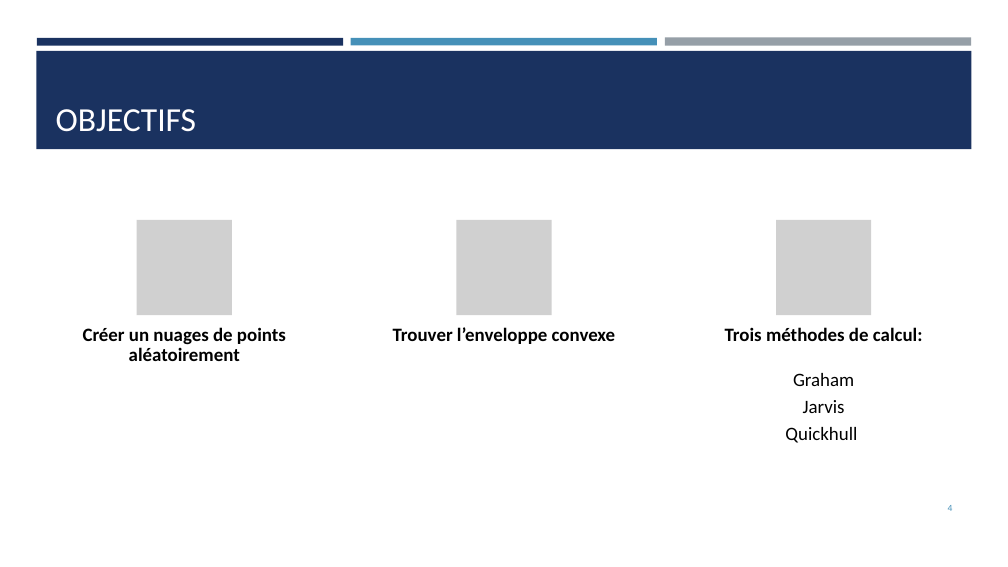
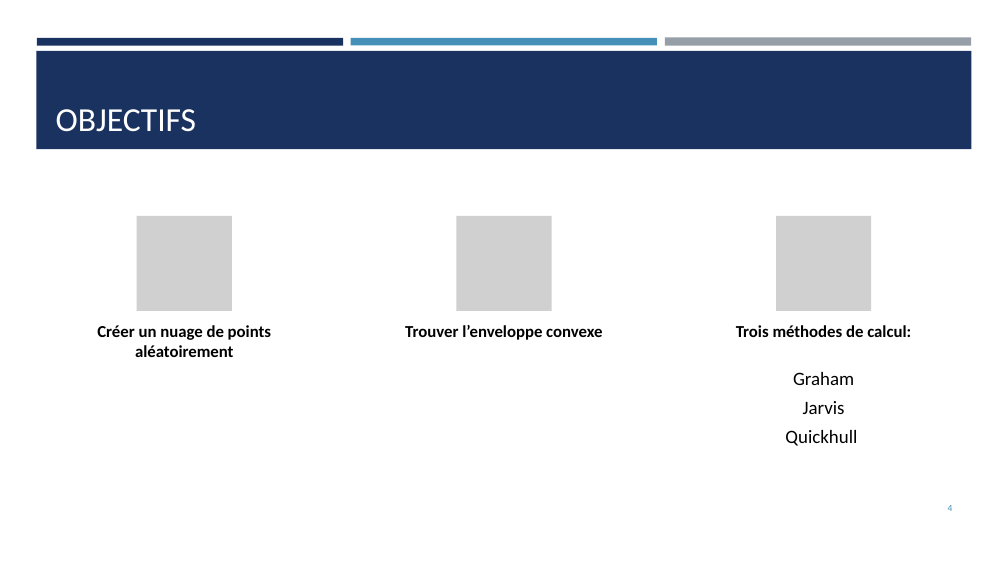
Before and after one commit to Thorkel-dev/Enveloppe-Convexe, a slide deck: slide 4 of Présentation 1.pptx. Drawn at 1008x567 pixels with LibreOffice and Linux fonts; fonts in the diff are those of the drawing; grey boxes stand for pictures. Boxes give left, top, right and bottom in pixels: in the first picture for what was removed or moved away, otherwise in the second. Text is boxed around its words. In the diff, an @@ line names an element or a change of style, - is before the commit and + after.

```diff
--- a/Présentation 1.pptx
+++ b/Présentation 1.pptx
@@ 3 pictures: place and size @@
-3 pictures at <box>137,220,872,315</box>
+3 pictures at <box>137,216,872,311</box>
@@ text at <box>97,325,271,357</box>: text changed; size 18 to 16 pt @@
-Créer un nuages de points aléatoirement
+Créer un nuage de points aléatoirement
@@ text "Trouver l’enveloppe convexe" at <box>405,325,602,340</box>: size 18 to 16 pt; line spacing 0.9 to 1 @@
@@ text "Trois méthodes de calcul:" at <box>736,325,911,337</box>: size 18 to 16 pt; line spacing 0.9 to 1 @@
@@ text "Graham" at <box>785,372,857,446</box>: line spacing 0.9 to 1 @@
```
Also in this commit, not shown: 2 other slides changed, 2 slides added, 1 slide removed, 9 other files.
